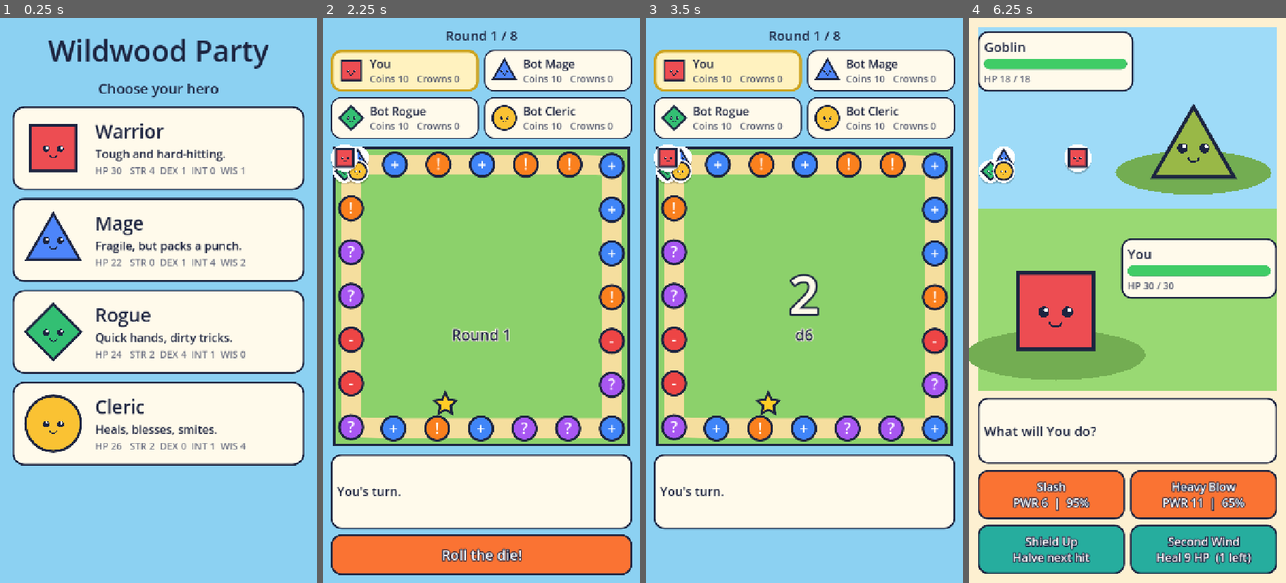
Above: before the commit, frames 1-4 (left to right).
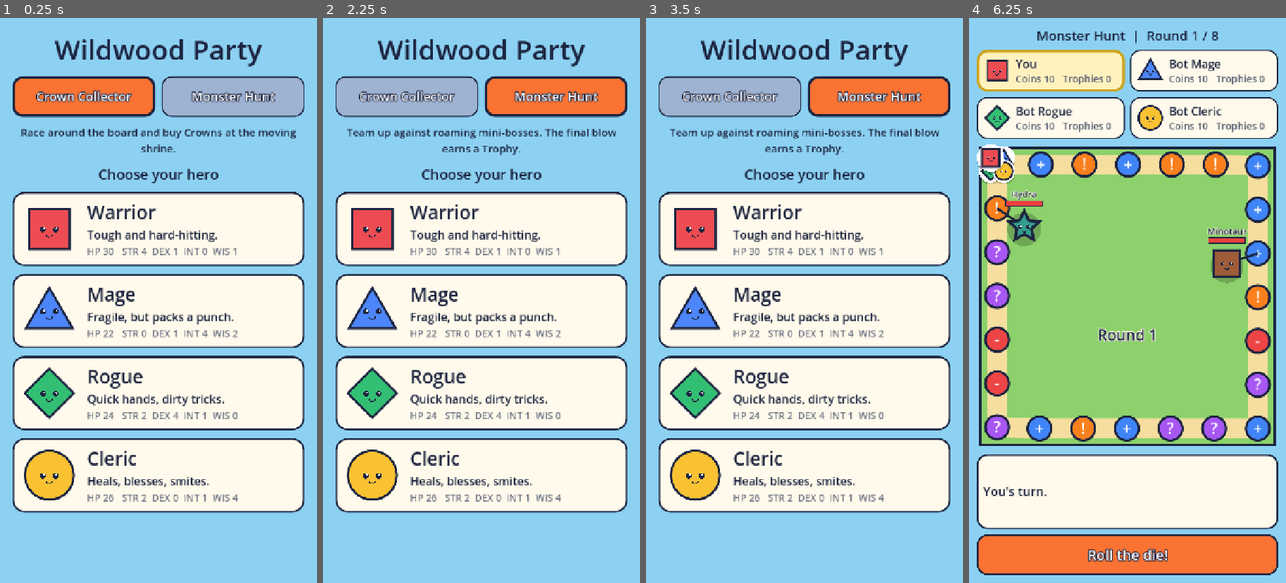
Above: after the commit, the same moments.

Repository: Kmad666/Claude-test
Game: Godot game, scene res://main.tscn
Two runs of this game, one before a commit and one after it. Both use one fixed random seed, a clock stepped at 60 frames per second and the inputs below.
Inputs (mouse positions are in pixels of both pictures, inside the frame that each line leads up to):
- Up to frame 1 (0.25 s): no input
- Up to frame 2 (2.25 s): click (405, 97) at 0.5 s, where only the run after the commit has a clickable "Crown Collector"; click (557, 97) at 1.25 s, where only the run after the commit has a clickable "Monster Hunt"; click (481, 147) at 2.02 s
- Up to frame 3 (3.5 s): click (804, 554) at 2.75 s, where only the run before the commit has a clickable "Roll the die!"
- Up to frame 4 (6.25 s): click (1127, 227) at 3.52 s; tap Enter at 5 s; tap Space at 5.75 s

The runs differ from the first frame. In frame 1, 48% of the frame differs, in the area x 4-96%, y 3-88%; in frame 2, 79%; in frame 3, 72%; in frame 4, 80%, in the area x 0-100%, y 0-100%.

Commit message:
Add Monster Hunt mode: roaming mini-bosses with shared HP, trophies, respawns
Co-Authored-By: Claude Opus 5.5 <noreply@anthropic.com>
Claude-Session: https://claude.ai/code/session_01RR5QZXycA36fifo4LEsoYf

Diff:
--- a/scripts/battle.gd
+++ b/scripts/battle.gd
@@ -25,6 +25,7 @@
 var poison_dmg := 0
 
 var turn := 0
+var max_turns := MAX_TURNS
 var fled := false
 var rng: RandomNumberGenerator
 
@@ -39,8 +40,10 @@
 		uses.append(int(m.get("uses", -1)))
 	monster = foe
 	mon_name = foe["name"]
-	mon_max = foe["hp"]
-	mon_hp = mon_max
+	mon_max = int(foe.get("max", foe["hp"]))
+	mon_hp = int(foe["hp"])
+	if foe.has("max"):
+		max_turns = Game.BOSS_TURNS
 	mon_atk = foe["atk"]
 	rng = random
 
@@ -138,9 +141,9 @@
 		out.append("But it missed!")
 	weak = false
 	guard = false
-	if turn >= MAX_TURNS and not is_over():
+	if turn >= max_turns and not is_over():
 		fled = true
-		out.append("The %s loses interest and wanders off." % mon_name)
+		out.append("The %s breaks away and lumbers off." % mon_name)
 	return out
 
 
--- a/scripts/board_screen.gd
+++ b/scripts/board_screen.gd
@@ -65,6 +65,7 @@
 	_place_tokens()
 	if Game.autoplay:
 		_check_layout()
+	await _intro()
 	while Game.round_num <= Game.ROUNDS:
 		_refresh_hud()
 		board.set_center("", "Round %d" % Game.round_num)
@@ -72,6 +73,8 @@
 			current = i
 			_refresh_hud()
 			await _take_turn(i)
+		if Game.is_hunt():
+			await _move_bosses()
 		Game.round_num += 1
 	board.set_center("", "")
 	_say("The final round is over!")
@@ -90,13 +93,23 @@
 
 	var steps: int = await _roll_die(6)
 	board.set_center(str(steps), "%s moves" % p["name"])
+	var blocked := {}
 	for _step in steps:
 		p["pos"] = (int(p["pos"]) + 1) % Game.BOARD_SIZE
 		await _hop(i)
-		if p["pos"] == Game.shrine_index:
+		if Game.is_hunt():
+			blocked = Game.boss_at(int(p["pos"]))
+			if not blocked.is_empty():
+				break
+		elif p["pos"] == Game.shrine_index:
 			await _visit_shrine(p)
 	board.set_center("", "Round %d" % Game.round_num)
-	await _resolve_space(p)
+	if blocked.is_empty():
+		await _resolve_space(p)
+	else:
+		_say("%s runs into the %s!" % [p["name"], blocked["name"]])
+		await _pause(1.0)
+		await _boss_battle(p, blocked)
 	_refresh_hud()
 	await _pause(0.9)
 
@@ -190,6 +203,69 @@
 		_:
 			_say("The %s wanders off. No harm done." % foe["name"])
 	await _pause(1.2)
+
+
+# ---------------------------------------------------------------- monster hunt
+
+func _intro() -> void:
+	if Game.is_hunt():
+		_say("Monster Hunt! Mini-bosses roam the board. Run into one to fight it. Damage sticks, and the final blow earns a Trophy.")
+	else:
+		_say("Crown Collector! Pass the gold star with %d coins to buy a Crown. Most Crowns wins." % Game.CROWN_COST)
+	await _pause(2.5)
+
+
+func _move_bosses() -> void:
+	_say("The monsters are on the move...")
+	await _pause(0.8)
+	for boss in Game.bosses.duplicate():
+		var steps := Game.rng.randi_range(1, 3)
+		for _step in steps:
+			boss["pos"] = (int(boss["pos"]) + 1) % Game.BOARD_SIZE
+			board.queue_redraw()
+			await _pause(0.25)
+		for i in Game.players.size():
+			var p := Game.players[i]
+			if p["pos"] == boss["pos"] and Game.bosses.has(boss):
+				current = i
+				_refresh_hud()
+				_say("The %s ambushes %s!" % [boss["name"], p["name"]])
+				await _pause(1.0)
+				await _boss_battle(p, boss)
+
+
+func _boss_battle(p: Dictionary, boss: Dictionary) -> void:
+	var start_hp: int = boss["hp"]
+	var fight: Battle
+	if p["human"]:
+		var screen := BattleScreen.new()
+		screen.setup(p, boss, Game.autoplay)
+		add_child(screen)
+		await screen.finished
+		fight = screen.battle
+		screen.queue_free()
+	else:
+		fight = Battle.new(p, boss, Game.rng)
+		fight.simulate()
+	var dealt := start_hp - fight.mon_hp
+	boss["hp"] = fight.mon_hp
+	var bounty := dealt / 2
+	Game.add_coins(p, bounty)
+	if fight.mon_hp <= 0:
+		p["trophies"] = int(p["trophies"]) + 1
+		Game.add_coins(p, 10)
+		var fresh := Game.respawn_boss(boss)
+		board.queue_redraw()
+		_refresh_hud()
+		_say("%s slays the %s! A Trophy and %d coins! A %s appears elsewhere..." % [p["name"], boss["name"], bounty + 10, fresh["name"]])
+	elif fight.hero_hp <= 0:
+		var lost := -Game.add_coins(p, -4)
+		_say("%s dealt %d damage (+%d coins) but was knocked out. -%d coins." % [p["name"], dealt, bounty, lost])
+	else:
+		_say("%s dealt %d damage (+%d coins). The %s has %d HP left." % [p["name"], dealt, bounty, boss["name"], boss["hp"]])
+	board.queue_redraw()
+	_refresh_hud()
+	await _pause(1.6)
 
 
 # ---------------------------------------------------------------- helpers
@@ -283,10 +359,10 @@
 
 
 func _refresh_hud() -> void:
-	round_label.text = "Round %d / %d" % [mini(Game.round_num, Game.ROUNDS), Game.ROUNDS]
+	round_label.text = "%s  |  Round %d / %d" % [Game.MODE_NAMES[Game.mode], mini(Game.round_num, Game.ROUNDS), Game.ROUNDS]
 	for i in Game.players.size():
 		var p := Game.players[i]
-		hud_stats[i].text = "Coins %d   Crowns %d" % [p["coins"], p["crowns"]]
+		hud_stats[i].text = "Coins %d   %s %d" % [p["coins"], Game.score_name(), Game.score(p)]
 		var active := i == current
 		var border_color := UI.GOLD.darkened(0.2) if active else UI.INK
 		var bg := Color(1.0, 0.95, 0.75) if active else UI.PAPER
--- a/scripts/board_view.gd
+++ b/scripts/board_view.gd
@@ -98,10 +98,14 @@
 		var fs := 22 if glyph == "GO" else 34
 		draw_string(font, c + Vector2(-27, fs * 0.36), glyph, HORIZONTAL_ALIGNMENT_CENTER, 54, fs, Color.WHITE)
 
-	# Crown Shrine, nudged toward the middle of the board.
-	var shrine := positions[Game.shrine_index]
-	var inward := (size / 2.0 - shrine).normalized() * 58.0
-	Shapes.draw(self, "star", shrine + inward, 26, UI.GOLD, UI.INK, 4.0)
+	if Game.is_hunt():
+		for boss in Game.bosses:
+			_draw_boss(boss, font)
+	else:
+		# Crown Shrine, nudged toward the middle of the board.
+		var shrine := positions[Game.shrine_index]
+		var inward := (size / 2.0 - shrine).normalized() * 58.0
+		Shapes.draw(self, "star", shrine + inward, 26, UI.GOLD, UI.INK, 4.0)
 
 	# Center: dice result or round banner.
 	var mid := size / 2.0
@@ -113,3 +117,21 @@
 		var at_sub := Vector2(0, mid.y + 100)
 		draw_string_outline(font, at_sub, center_sub, HORIZONTAL_ALIGNMENT_CENTER, size.x, 34, 8, UI.PAPER)
 		draw_string(font, at_sub, center_sub, HORIZONTAL_ALIGNMENT_CENTER, size.x, 34, UI.INK)
+
+
+## A mini-boss sits just inside the ring next to its space, with a name and HP bar.
+func _draw_boss(boss: Dictionary, font: Font) -> void:
+	var spot := positions[int(boss["pos"]) % positions.size()]
+	var c := spot + (size / 2.0 - spot).normalized() * 74.0
+	draw_line(spot, c, UI.INK, 4.0, true)
+	draw_circle(c + Vector2(0, 6), 38, Color(0, 0, 0, 0.2))
+	Shapes.draw(self, boss["shape"], c, 36, boss["color"], UI.INK, 5.0, true)
+	var w := 84.0
+	var ratio := clampf(float(boss["hp"]) / maxf(1.0, float(boss["max"])), 0.0, 1.0)
+	var bar := Rect2(c + Vector2(-w / 2.0, -58), Vector2(w, 12))
+	draw_rect(bar, Color(0.85, 0.85, 0.88))
+	draw_rect(Rect2(bar.position, Vector2(w * ratio, 12)), Color(0.92, 0.25, 0.25))
+	draw_rect(bar, UI.INK, false, 2.0)
+	var at := c + Vector2(-70, -66)
+	draw_string_outline(font, at, boss["name"], HORIZONTAL_ALIGNMENT_CENTER, 140, 20, 6, UI.PAPER)
+	draw_string(font, at, boss["name"], HORIZONTAL_ALIGNMENT_CENTER, 140, 20, UI.INK)
--- a/scripts/data.gd
+++ b/scripts/data.gd
@@ -68,6 +68,15 @@
 	{"name": "Wyvern", "shape": "star", "color": Color(0.70, 0.35, 0.85), "hp": 26, "atk": 8, "tier": 2},
 ]
 
+static var BOSSES: Array[Dictionary] = [
+	{"name": "Minotaur", "shape": "square", "color": Color(0.62, 0.36, 0.22), "hp": 40, "atk": 6},
+	{"name": "Hydra", "shape": "star", "color": Color(0.20, 0.62, 0.55), "hp": 46, "atk": 5},
+	{"name": "Cyclops", "shape": "circle", "color": Color(0.85, 0.60, 0.45), "hp": 44, "atk": 7},
+	{"name": "Manticore", "shape": "triangle", "color": Color(0.90, 0.40, 0.25), "hp": 38, "atk": 8},
+	{"name": "Basilisk", "shape": "diamond", "color": Color(0.45, 0.70, 0.20), "hp": 42, "atk": 7},
+	{"name": "Chimera", "shape": "hexagon", "color": Color(0.80, 0.30, 0.55), "hp": 48, "atk": 6},
+]
+
 static var EVENTS: Array[Dictionary] = [
 	{
 		"title": "Rope Bridge", "stat": "DEX", "dc": 12,
--- a/scripts/game.gd
+++ b/scripts/game.gd
@@ -5,6 +5,17 @@
 const CROWN_COST := 20
 const BOARD_SIZE := 24
 const START_COINS := 10
+const BOSS_COUNT := 2
+const BOSS_TURNS := 6
+
+const MODE_CROWNS := "crowns"
+const MODE_HUNT := "hunt"
+const MODE_NAMES := {MODE_CROWNS: "Crown Collector", MODE_HUNT: "Monster Hunt"}
+
+var mode := MODE_CROWNS
+## Monster Hunt: roaming mini-bosses. Each is {name, shape, color, hp, max, atk, pos}.
+var bosses: Array[Dictionary] = []
+var bosses_defeated := 0
 
 var players: Array[Dictionary] = []
 var spaces: Array[String] = []
@@ -17,7 +28,10 @@
 
 func _ready() -> void:
 	rng.randomize()
-	autoplay = OS.get_cmdline_user_args().has("--autoplay")
+	var args := OS.get_cmdline_user_args()
+	autoplay = args.has("--autoplay")
+	if args.has("--mode=hunt"):
+		mode = MODE_HUNT
 
 
 func new_game(human_class: String) -> void:
@@ -28,6 +42,74 @@
 			players.append(_make_player("Bot " + cls, cls, false))
 	round_num = 1
 	_build_board()
+	bosses.clear()
+	bosses_defeated = 0
+	if mode == MODE_HUNT:
+		for _k in BOSS_COUNT:
+			bosses.append(_new_boss())
+
+
+func is_hunt() -> bool:
+	return mode == MODE_HUNT
+
+
+func score_name() -> String:
+	return "Trophies" if is_hunt() else "Crowns"
+
+
+func score(p: Dictionary) -> int:
+	return int(p["trophies"]) if is_hunt() else int(p["crowns"])
+
+
+func boss_at(pos: int) -> Dictionary:
+	for b in bosses:
+		if b["pos"] == pos:
+			return b
+	return {}
+
+
+## Replace a defeated boss with a fresh, slightly tougher one somewhere else.
+func respawn_boss(old: Dictionary) -> Dictionary:
+	bosses_defeated += 1
+	var idx := bosses.find(old)
+	var fresh := _new_boss()
+	if idx >= 0:
+		bosses[idx] = fresh
+	return fresh
+
+
+func _new_boss() -> Dictionary:
+	var used: Array[String] = []
+	for b in bosses:
+		used.append(b["name"])
+	var pool: Array[Dictionary] = []
+	for b in Data.BOSSES:
+		if not used.has(b["name"]):
+			pool.append(b)
+	var base: Dictionary = pool[rng.randi_range(0, pool.size() - 1)]
+	var hp: int = int(base["hp"]) + bosses_defeated * 6
+	var boss := base.duplicate()
+	boss["max"] = hp
+	boss["hp"] = hp
+	boss["atk"] = int(base["atk"]) + bosses_defeated / 2
+	boss["tier"] = 2
+	boss["pos"] = _free_boss_spot()
+	return boss
+
+
+func _free_boss_spot() -> int:
+	for _attempt in 50:
+		var spot := rng.randi_range(2, BOARD_SIZE - 1)
+		var taken := false
+		for b in bosses:
+			if b["pos"] == spot:
+				taken = true
+		for p in players:
+			if p["pos"] == spot:
+				taken = true
+		if not taken:
+			return spot
+	return BOARD_SIZE / 2
 
 
 func is_auto(p: Dictionary) -> bool:
@@ -71,8 +153,8 @@
 func standings() -> Array[Dictionary]:
 	var ranked: Array[Dictionary] = players.duplicate()
 	ranked.sort_custom(func(a: Dictionary, b: Dictionary) -> bool:
-		if a["crowns"] != b["crowns"]:
-			return a["crowns"] > b["crowns"]
+		if score(a) != score(b):
+			return score(a) > score(b)
 		return a["coins"] > b["coins"]
 	)
 	return ranked
@@ -81,7 +163,7 @@
 func _make_player(player_name: String, cls: String, human: bool) -> Dictionary:
 	return {
 		"name": player_name, "cls": cls, "human": human,
-		"pos": 0, "coins": START_COINS, "crowns": 0,
+		"pos": 0, "coins": START_COINS, "crowns": 0, "trophies": 0,
 	}
 
 
--- a/scripts/main.gd
+++ b/scripts/main.gd
@@ -10,7 +10,13 @@
 	if Game.autoplay:
 		Engine.time_scale = 10.0
 		var cls: String = Data.CLASS_ORDER[Game.rng.randi_range(0, Data.CLASS_ORDER.size() - 1)]
-		print("AUTOPLAY_START as ", cls)
+		print("AUTOPLAY_START ", Game.mode, " as ", cls)
+		var mode := Game.mode
+		show_setup()
+		await get_tree().process_frame
+		await get_tree().process_frame
+		(screen as SetupScreen).check_layout()
+		Game.mode = mode
 		start_game(cls)
 	else:
 		show_setup()
--- a/scripts/results_screen.gd
+++ b/scripts/results_screen.gd
@@ -34,7 +34,8 @@
 		info.size_flags_horizontal = Control.SIZE_EXPAND_FILL
 		row.add_child(info)
 		info.add_child(UI.label(p["name"], 32))
-		info.add_child(UI.label("%d Crowns   %d Coins" % [p["crowns"], p["coins"]], 26, UI.INK.lightened(0.25)))
+		var score_line := "%d %s   %d Coins" % [Game.score(p), Game.score_name(), p["coins"]]
+		info.add_child(UI.label(score_line, 26, UI.INK.lightened(0.25)))
 		col.add_child(panel)
 
 	var spacer := Control.new()
@@ -47,6 +48,9 @@
 	if Game.autoplay:
 		for i in ranked.size():
 			var p := ranked[i]
-			print("%s %s (%s): %d crowns, %d coins" % [PLACES[i], p["name"], p["cls"], p["crowns"], p["coins"]])
-		print("AUTOPLAY_DONE")
+			print("%s %s (%s): %d %s, %d coins" % [
+				PLACES[i], p["name"], p["cls"], Game.score(p), Game.score_name(), p["coins"]
+			])
+		print("Bosses defeated: ", Game.bosses_defeated)
+		print("AUTOPLAY_DONE ", Game.mode)
 		get_tree().quit(0)
--- a/scripts/setup_screen.gd
+++ b/scripts/setup_screen.gd
@@ -4,16 +4,33 @@
 
 signal class_chosen(cls: String)
 
+var mode_buttons := {}
+var mode_hint: Label
+var col: VBoxContainer
+
 
 func _ready() -> void:
 	UI.full_rect(self)
-	var col := VBoxContainer.new()
+	col = VBoxContainer.new()
 	col.add_theme_constant_override("separation", 18)
 	var wrap := UI.margin(col, 28)
 	UI.full_rect(wrap)
 	add_child(wrap)
 
-	col.add_child(UI.label("Wildwood Party", 66, UI.INK, HORIZONTAL_ALIGNMENT_CENTER))
+	col.add_child(UI.label("Wildwood Party", 62, UI.INK, HORIZONTAL_ALIGNMENT_CENTER))
+
+	var modes := HBoxContainer.new()
+	modes.add_theme_constant_override("separation", 14)
+	col.add_child(modes)
+	for m in [Game.MODE_CROWNS, Game.MODE_HUNT]:
+		var b := UI.button(Game.MODE_NAMES[m], UI.BLUE, 28)
+		b.pressed.connect(_set_mode.bind(m))
+		modes.add_child(b)
+		mode_buttons[m] = b
+	mode_hint = UI.label("", 24, UI.INK, HORIZONTAL_ALIGNMENT_CENTER, true)
+	col.add_child(mode_hint)
+	_set_mode(Game.mode)
+
 	col.add_child(UI.label("Choose your hero", 32, UI.INK, HORIZONTAL_ALIGNMENT_CENTER))
 	for cls in Data.CLASS_ORDER:
 		col.add_child(_card(cls))
@@ -23,7 +40,7 @@
 	var data: Dictionary = Data.CLASSES[cls]
 	var tint: Color = data["color"]
 	var b := Button.new()
-	b.custom_minimum_size = Vector2(0, 190)
+	b.custom_minimum_size = Vector2(0, 168)
 	b.add_theme_stylebox_override("normal", UI.box(UI.PAPER, 26, 4))
 	b.add_theme_stylebox_override("hover", UI.box(UI.PAPER.darkened(0.04), 26, 4))
 	b.add_theme_stylebox_override("pressed", UI.box(tint.lightened(0.55), 26, 6))
@@ -37,7 +54,7 @@
 	row.mouse_filter = Control.MOUSE_FILTER_IGNORE
 	b.add_child(row)
 
-	row.add_child(ShapeIcon.new(data["shape"], tint, 150))
+	row.add_child(ShapeIcon.new(data["shape"], tint, 132))
 	var info := VBoxContainer.new()
 	info.alignment = BoxContainer.ALIGNMENT_CENTER
 	info.size_flags_horizontal = Control.SIZE_EXPAND_FILL
@@ -53,3 +70,24 @@
 
 	b.pressed.connect(func() -> void: class_chosen.emit(cls))
 	return b
+
+
+func _set_mode(m: String) -> void:
+	Game.mode = m
+	for key in mode_buttons:
+		var b: Button = mode_buttons[key]
+		var on: bool = key == m
+		var color := UI.ACTION if on else Color(0.62, 0.70, 0.82)
+		b.add_theme_stylebox_override("normal", UI.box(color, 22, 6 if on else 3))
+		b.add_theme_stylebox_override("hover", UI.box(color.lightened(0.1), 22, 6 if on else 3))
+	if m == Game.MODE_HUNT:
+		mode_hint.text = "Team up against roaming mini-bosses. The final blow earns a Trophy."
+	else:
+		mode_hint.text = "Race around the board and buy Crowns at the moving shrine."
+
+
+## Self-test: every hero card must be fully on screen.
+func check_layout() -> void:
+	var last := col.get_child(col.get_child_count() - 1) as Control
+	if last.get_global_rect().end.y > get_viewport_rect().end.y + 1.0:
+		printerr("LAYOUT ERROR: setup screen runs off the bottom (", last.get_global_rect(), ")")
Not shown, changed: .github/workflows/web.yml
